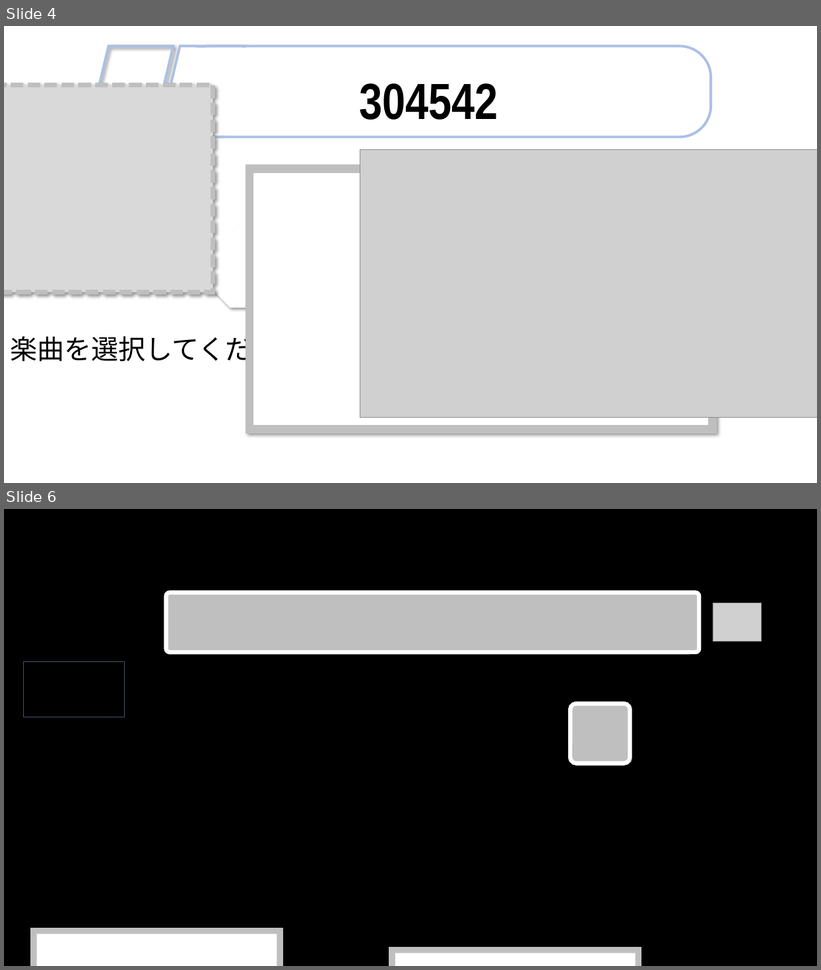
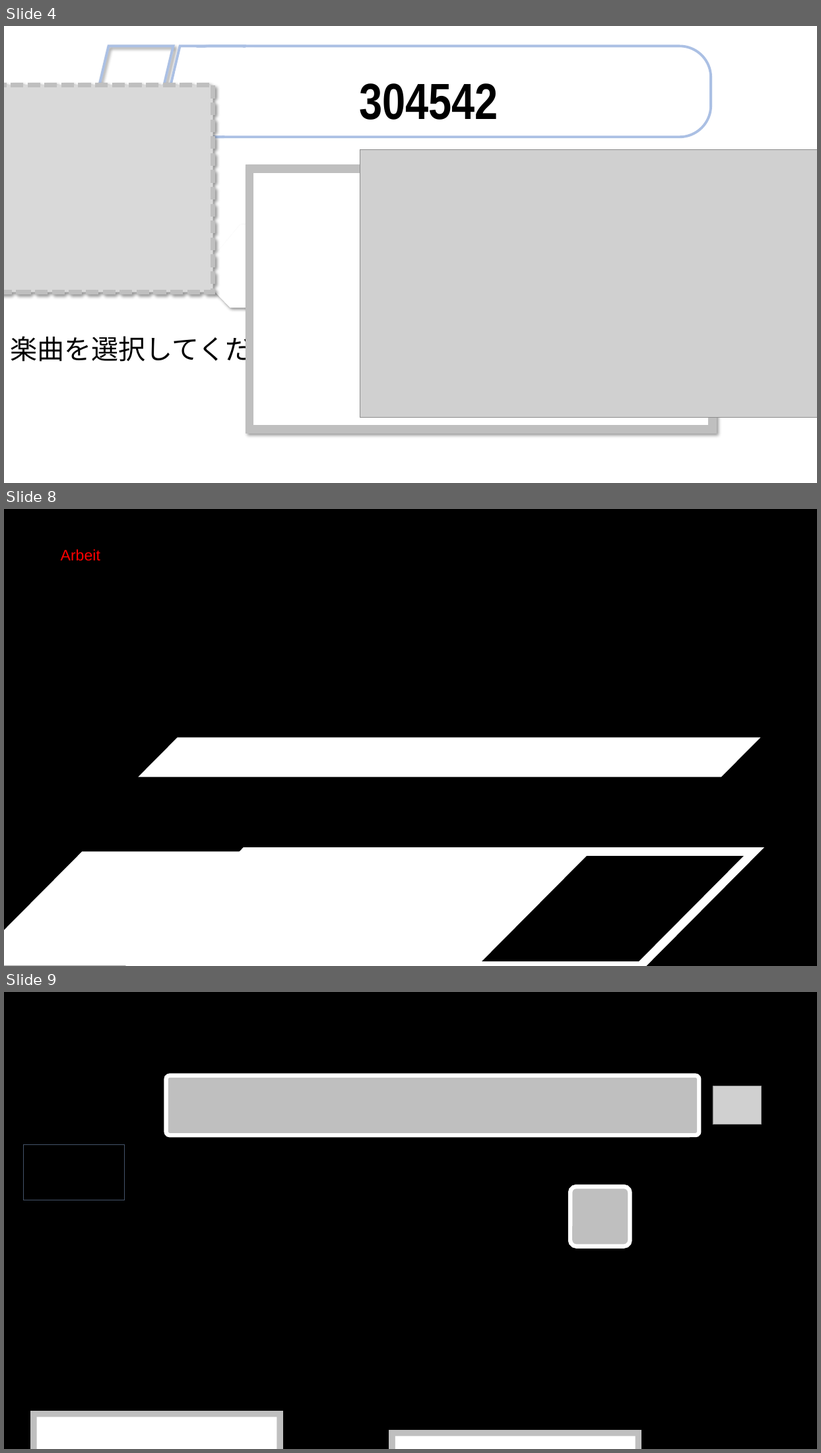
Before and after one commit to YuukiReiya/RhythmGame, a slide deck: resource.pptx. Shown one above the other, each under a label of ours: slides 4 and 6 before the commit, slides 4, 8 and 9 after it; the slides between them are not shown. The pictures are 821x970 and 821x1453 pixels, drawn with LibreOffice and Linux fonts; fonts in the diff are those of the drawing; grey boxes stand for pictures; background and template pictures are left out. Boxes give left, top, right and bottom in pixels: in the first picture for what was removed or moved away, otherwise in the second. Text is boxed around its words. In the diff, an @@ line names an element or a change of style, - is before the commit and + after.

```diff
--- a/resource.pptx
+++ b/resource.pptx
@@ slide 8 added at bbox=[4, 509, 817, 966], background #000000 @@
@@ text added at bbox=[61, 549, 100, 561], 18 pt, text #FF0000 @@
+Arbeit
@@ parallelogram added at bbox=[138, 738, 761, 778], fill #FFFFFF @@
@@ parallelogram added at bbox=[4, 852, 591, 966], fill #FFFFFF @@
@@ parallelogram added at bbox=[132, 852, 755, 966], outline #FFFFFF 10 pt @@
@@ what was slide 6 is now slide 9 @@
```
Also in this commit, not shown: 3 other slides added, 1 slide removed.
